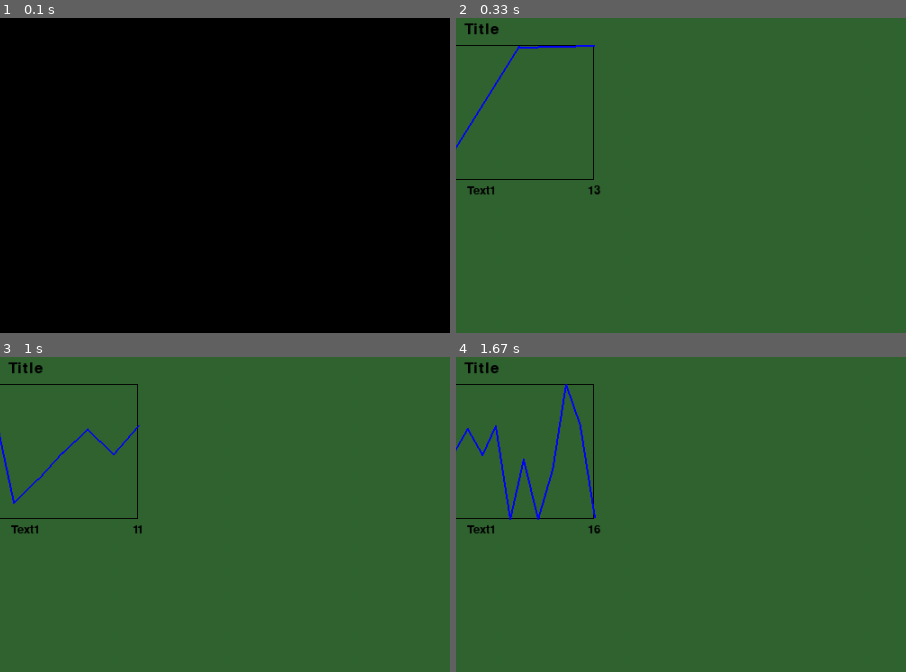
Above: before the commit, frames 1-4 (two rows, left to right).
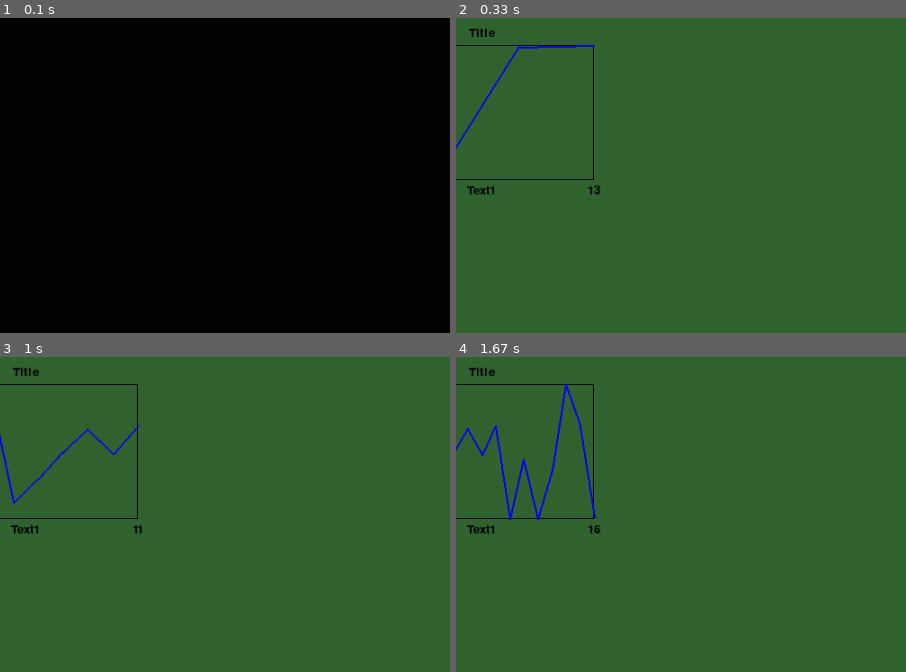
Above: after the commit, the same moments.

Repository: vallenov/pygamegraph
Game: pygame game, started from example.py
Two runs of this game, one before a commit and one after it. Both use one fixed random seed, a clock stepped at 60 frames per second and the inputs below.
Inputs:
- Up to frame 1 (0.1 s): no input
- Up to frame 2 (0.33 s): no input
- Up to frame 3 (1 s): no input
- Up to frame 4 (1.67 s): no input
The pictures show only the part of the screen within x 13-63%, y 0-50%; the shares and areas given below are measured in that part.

Frame 1 is identical in both runs. In frame 2, 0.2% of the frame differs, in the area x 1-10%, y 1-7%; in frame 3, 0.2%; in frame 4, 0.2%.

Commit message:
add half grid + some changes

Diff:
--- a/pygamegraph/base_graph.py
+++ b/pygamegraph/base_graph.py
@@ -8,7 +8,13 @@
     """
         Base graph class
     """
-    def __init__(self, size: tuple, x: list, y: list):
+    def __init__(
+            self,
+            size: tuple,
+            x: list,
+            y: list,
+            text_size: int = 20
+    ):
         """
         :param size:
         :param x: first list
@@ -18,19 +24,21 @@
         self.x_list = x
         self.y_list = y
         self.size = size  # size of graph
-        self._common_text_size = (self.size[0] + self.size[1]) // 20
-        self._title_text_size = (self.size[0] + self.size[1]) // 15
-        self.scale = 20
+        self.xscale = len(self.x_list) or 1
+        self.yscale = len(self.y_list) or 1
+        self.grid = False
+        self.color = Constants.BLACK.value
         self.line_color = Constants.BLACK.value  # line color
-        self.part_size = self.size[0] / self.scale
+        self.line_width = 1
+        self.part_size = self.size[0] / self.xscale
         self.image = pygame.Surface(size, 5)
         self.image.fill(Constants.BLACK.value)
         self.rect = self.image.get_rect()
-        self.y_top_text = Text(self._common_text_size)  # print max(self.y_list) on the left-top edge
-        self.x_bottom_text = Text(self._common_text_size)  # print last element self.x_list on the right-bottom edge
-        self.title = Text(self._title_text_size)
-        self.xlabel = Text(self._common_text_size)  # name of x axis
-        self.ylabel = Text(self._common_text_size)  # name of y axis
+        self.y_top_text = Text(text_size)  # print max(self.y_list) on the left-top edge
+        self.x_bottom_text = Text(text_size)  # print last element self.x_list on the right-bottom edge
+        self.title = Text(text_size)
+        self.xlabel = Text(text_size)  # name of x axis
+        self.ylabel = Text(text_size)  # name of y axis
         self.ylabel.angle = 90
 
     @staticmethod
@@ -65,19 +73,42 @@
                            color=Constants.BLACK.value)
         self.title.update(xy=(self.rect.centerx, self.rect.top - self.title.size),
                           color=Constants.BLACK.value)
-        self.scale = len(self.x_list)
+        self.xscale = len(self.x_list)
+
+    def draw_grid(self):
+        startxy = (self.rect.left, self.rect.bottom)
+        for row in range(len(self.x_list) - 1):
+            pygame.draw.line(
+                pygame.display.get_surface(),
+                     self.color,
+            (startxy[0] + self.size[0] // self.xscale, startxy[1]),
+             (startxy[0] + self.size[0] // self.xscale, startxy[1] - self.size[1]),
+                1
+            )
+            startxy = (startxy[0] + self.xscale), startxy[1]
+            for col in range(len(self.y_list)):
+                pass
 
     def draw(self):
-        pygame.draw.rect(pygame.display.get_surface(), Constants.BLACK.value, self, 1)
+        pygame.draw.rect(pygame.display.get_surface(), self.color, self, self.line_width)
         percent = max(self.y_list) if max(self.y_list) > 0 else 1
         startxy = (self.rect.left, self.rect.bottom)
-        self.part_size = self.size[0] / self.scale
+        self.part_size = self.size[0] / self.xscale
         self.title.draw()
         self.y_top_text.draw()
         self.x_bottom_text.draw()
         self.ylabel.draw()
         self.xlabel.draw()
-        for part in range(self.scale):
+        for part in range(self.xscale):
+            if self.grid:
+                pygame.draw.line(
+                    pygame.display.get_surface(),
+                    self.color,
+                    (startxy[0], self.rect.bottom),
+                    (startxy[0], self.rect.top),
+                    1
+                )
+
             pygame.draw.line(pygame.display.get_surface(),
                              self.line_color,
                              startxy,
